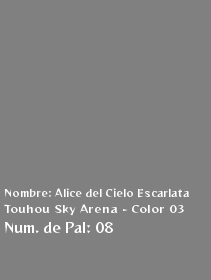
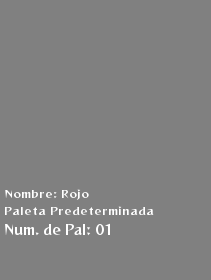
The second w=211, h=280 image is a revision of the first. Changes to its layers:
added group "Reimu" with 2 layers above "Alice" over [5, 189, 154, 236]
added group "Reimu 01" with 1 layers in group "Reimu" over [5, 189, 154, 236]
added layer "Nombre: Rojo ..." in group "Reimu 01" over [5, 189, 154, 236]
hid group "Alice 08" (1 layers), moved it into group "Alice" over [4, 188, 190, 234]
